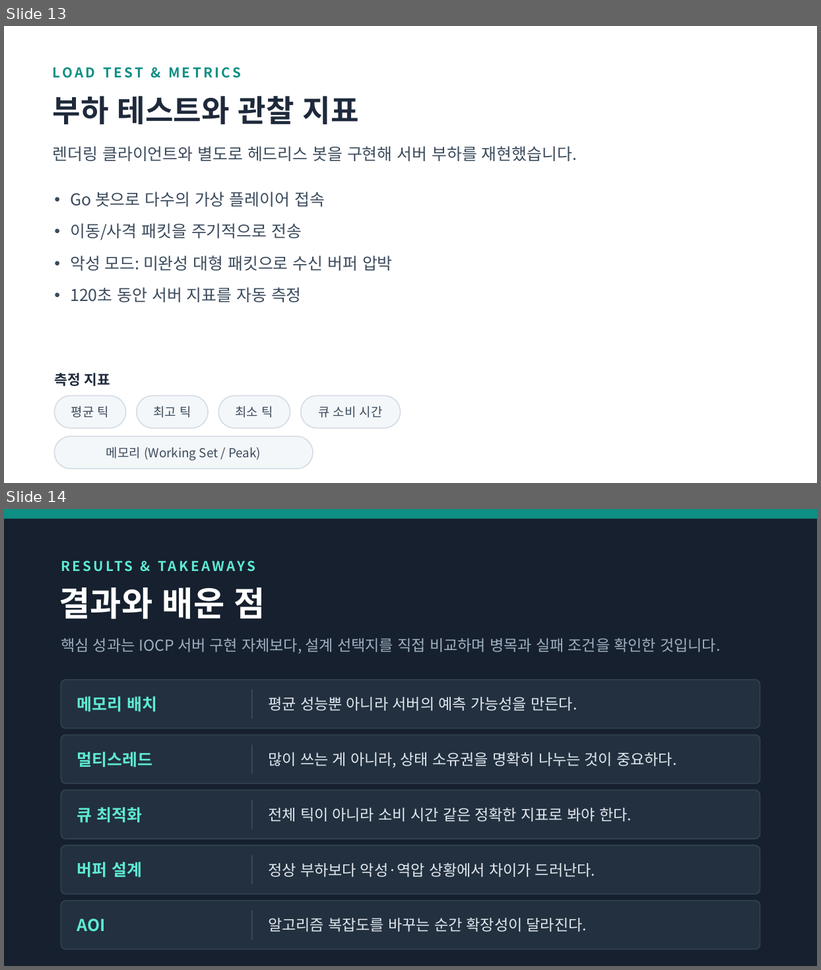
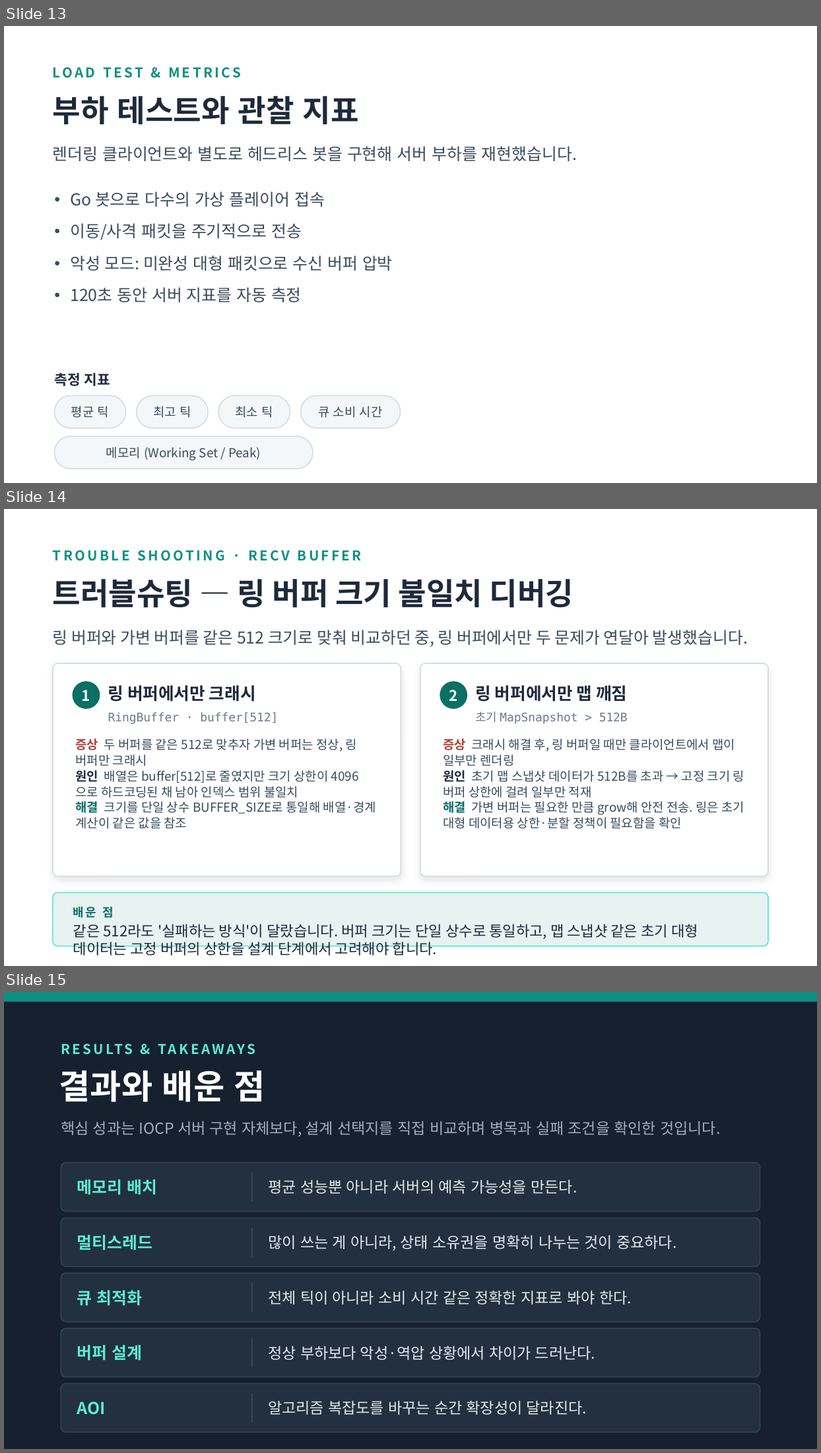
Before and after one commit to shin1244/cppServer, a slide deck: portfolio/portfolio.pptx. Shown one above the other, each under a label of ours: slides 13 and 14 before the commit, slides 13, 14 and 15 after it. The pictures are 821x970 and 821x1453 pixels, drawn with LibreOffice and Linux fonts; fonts in the diff are those of the drawing. Boxes give left, top, right and bottom in pixels: in the first picture for what was removed or moved away, otherwise in the second. Text is boxed around its words. In the diff, an @@ line names an element or a change of style, - is before the commit and + after.

```diff
--- a/portfolio/portfolio.pptx
+++ b/portfolio/portfolio.pptx
@@ slide 14 added at <box>4,509,817,966</box>, background #FFFFFF @@
@@ text added at <box>53,550,362,561</box>, 12 pt, text #0E8F84, bold @@
+TROUBLE SHOOTING · RECV BUFFER
@@ text added at <box>53,579,574,608</box>, 27 pt, text #1E293B, bold @@
+트러블슈팅 — 링 버퍼 크기 불일치 디버깅
@@ text added at <box>53,630,748,647</box>, 14.5 pt, text #3A4A5C @@
+링 버퍼와 가변 버퍼를 같은 512 크기로 맞춰 비교하던 중, 링 버퍼에서만 두 문제가 연달아 발생했습니다.
@@ rounded rectangle added at <box>53,663,401,877</box>, fill #FFFFFF, outline #D5DDE5 1 pt @@
@@ rounded rectangle added at <box>420,663,768,877</box>, fill #FFFFFF, outline #D5DDE5 1 pt @@
@@ ellipse added at <box>72,681,100,709</box>, fill #0B6F66 @@
@@ text added at <box>108,685,256,702</box>, 15 pt, text #1E293B, bold @@
+링 버퍼에서만 크래시
@@ ellipse added at <box>440,681,467,709</box>, fill #0B6F66 @@
@@ text added at <box>476,685,627,702</box>, 15 pt, text #1E293B, bold @@
+링 버퍼에서만 맵 깨짐
@@ text added at <box>82,690,90,701</box>, 13 pt, text #FFFFFF, bold @@
+1
@@ text added at <box>450,690,458,701</box>, 13 pt, text #FFFFFF, bold @@
+2
@@ text added at <box>108,712,278,724</box>, 10.5 pt, text #6B7A8D @@
+RingBuffer · buffer[512]
@@ text added at <box>476,712,628,724</box>, 10.5 pt, text #6B7A8D @@
+초기 MapSnapshot > 512B
@@ text added at <box>75,739,376,829</box>, 11 pt, text #3A4A5C @@
+증상 두 버퍼를 같은 512로 맞추자 가변 버퍼는 정상, 링 버퍼만 크래시
+원인 배열은 buffer[512]로 줄였지만 크기 상한이 4096으로 하드코딩된 채 남아 인덱스 범위 불일치
+해결 크기를 단일 상수 BUFFER_SIZE로 통일해 배열·경계 계산이 같은 값을 참조
@@ text added at <box>443,739,745,829</box>, 11 pt, text #3A4A5C @@
+증상 크래시 해결 후, 링 버퍼일 때만 클라이언트에서 맵이 일부만 렌더링
+원인 초기 맵 스냅샷 데이터가 512B를 초과 → 고정 크기 링 버퍼 상한에 걸려 일부만 적재
+해결 가변 버퍼는 필요한 만큼 grow해 안전 전송. 링은 초기 대형 데이터용 상한·분할 정책이 필요함을 확인
@@ rounded rectangle added at <box>53,893,768,947</box>, fill #E7F2F1, outline #5EEAD4 1 pt @@
@@ text added at <box>73,907,114,918</box>, 10.5 pt, text #0B6F66, bold @@
+배운 점
@@ text added at <box>73,924,698,956</box>, 13 pt, text #1E293B @@
+같은 512라도 '실패하는 방식'이 달랐습니다. 버퍼 크기는 단일 상수로 통일하고, 맵 스냅샷 같은 초기 대형 데이터는 고정 버퍼의 상한을 설계 단계에서 고려해야 합니다.
@@ what was slide 14 is now slide 15 @@
```
Also in this commit, not shown: 7 other files.
